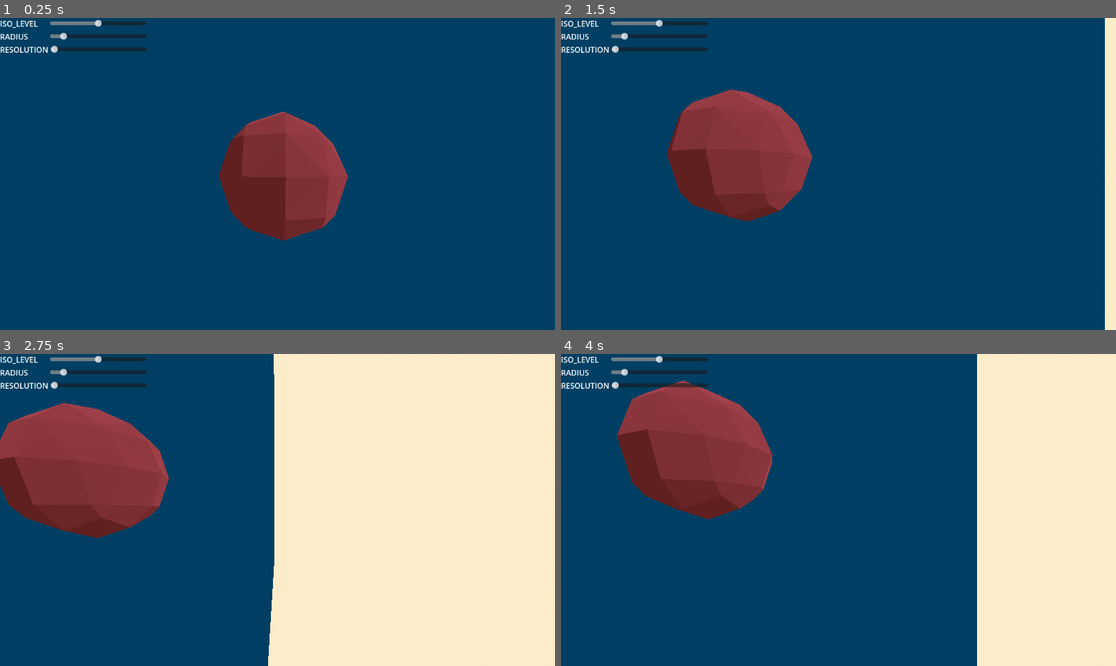
Above: before the commit, frames 1-4 (two rows, left to right).
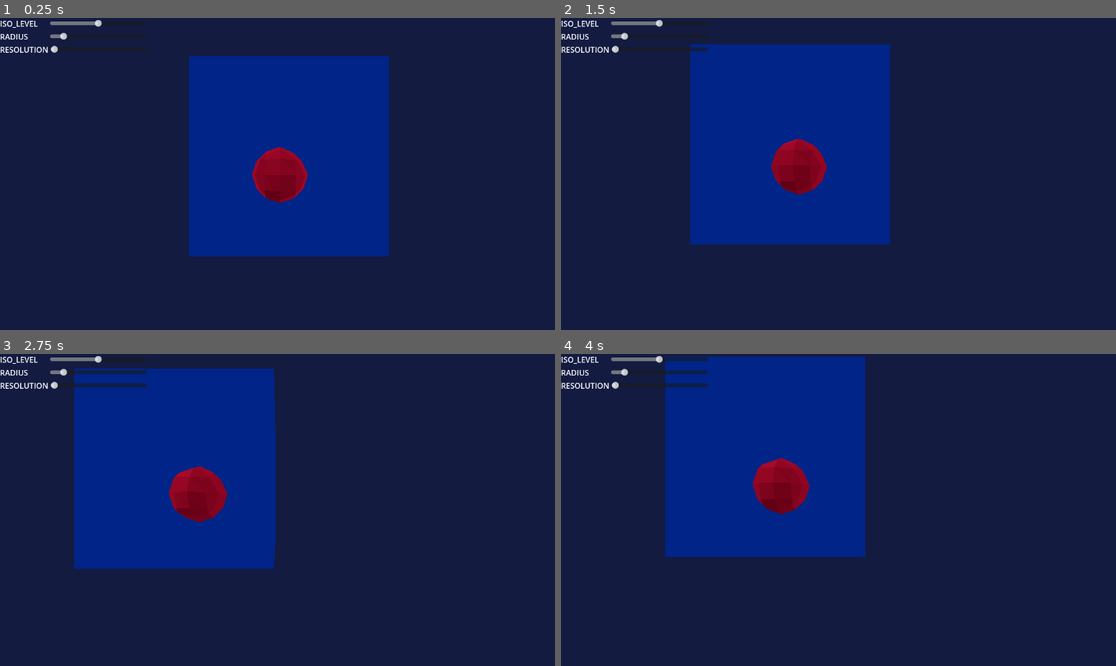
Above: after the commit, the same moments.

Repository: Peter-Pyshnyy/graphics_sandbox
Game: Godot game, scene res://scenes/main_scene.tscn
The game is run twice, just before and just after one commit, with the same random seed, the same clock (stepped at 60 frames per second) and the same inputs.
Inputs (mouse positions are in pixels of both pictures, inside the frame that each line leads up to):
- Up to frame 1 (0.25 s): no input
- Up to frame 2 (1.5 s): tap Enter at 0.5 s; move the mouse to (960, 158) at 0.52 s; hold D 0.53-1.25 s; tap Q at 0.6 s; click (960, 158) at 0.67 s; drag from (727, 189) to (810, 236) at 1.27 s
- Up to frame 3 (2.75 s): tap Space at 2 s; move the mouse to (333, 441) at 2.02 s; hold D from 2.03 s (still down); tap Q at 2.1 s
- Up to frame 4 (4 s): release D at 2.75 s; drag from (810, 572) to (672, 463) at 2.77 s; tap Enter at 3.5 s; move the mouse to (1005, 556) at 3.52 s; hold A from 3.53 s (still down); tap Q at 3.6 s

The runs differ from the first frame. In frame 1, 99% of the frame differs, in the area x 0-100%, y 0-100%; in frame 2, 99%; in frame 3, 99%; in frame 4, 99%.

Commit message:
color changes

Diff:
--- a/scenes/grid_box.tscn
+++ b/scenes/grid_box.tscn
@@ -13,7 +13,5 @@
 metadata/_custom_type_script = "uid://vxq8ivejd6i3"
 
 [node name="borders_mesh" type="MeshInstance3D" parent="."]
-gi_mode = 0
-gi_lightmap_texel_scale = 0.01
 script = ExtResource("2_iyy3w")
 MATERIAL = SubResource("ShaderMaterial_m2ip3")
--- a/scenes/implicit_mesh_obj.tscn
+++ b/scenes/implicit_mesh_obj.tscn
@@ -1,10 +1,10 @@
 [gd_scene load_steps=4 format=3 uid="uid://biwj3h5ab7qsc"]
 
 [ext_resource type="Script" uid="uid://4oygvk5gy558" path="res://scripts/marching_cubes.gd" id="1_737ck"]
-[ext_resource type="Script" uid="uid://nemvl38ug6x5" path="res://implicit_mesh_obj.gd" id="1_857te"]
+[ext_resource type="Script" uid="uid://nemvl38ug6x5" path="res://scripts/implicit_mesh_obj.gd" id="1_857te"]
 
 [sub_resource type="StandardMaterial3D" id="StandardMaterial3D_rlkvb"]
-albedo_color = Color(0.556863, 0.231373, 0.27451, 1)
+albedo_color = Color(0.663244, 0.0532739, 0.170479, 1)
 metallic = 1.0
 metallic_specular = 1.0
 
--- a/scenes/main_scene.tscn
+++ b/scenes/main_scene.tscn
@@ -5,19 +5,24 @@
 [ext_resource type="PackedScene" uid="uid://dyoo5h6ae67wy" path="res://scenes/grid_box.tscn" id="3_7ykc4"]
 
 [sub_resource type="ProceduralSkyMaterial" id="ProceduralSkyMaterial_pw63i"]
-sky_top_color = Color(0.988235, 0.92549, 0.788235, 1)
-sky_horizon_color = Color(0.988235, 0.92549, 0.788235, 1)
-sky_cover_modulate = Color(0.988235, 0.92549, 0.788235, 1)
-ground_bottom_color = Color(0.988235, 0.92549, 0.788235, 1)
-ground_horizon_color = Color(0.988235, 0.92549, 0.788235, 1)
+sky_top_color = Color(0.027451, 0.0627451, 0.0745098, 1)
+sky_horizon_color = Color(0.027451, 0.0627451, 0.0745098, 1)
+sky_cover_modulate = Color(0.027451, 0.0627451, 0.0745098, 1)
+ground_bottom_color = Color(0.027451, 0.0627451, 0.0745098, 1)
+ground_horizon_color = Color(0.027451, 0.0627451, 0.0745098, 1)
+sun_angle_max = 0.0
 
 [sub_resource type="Sky" id="Sky_7ykc4"]
 sky_material = SubResource("ProceduralSkyMaterial_pw63i")
 
 [sub_resource type="Environment" id="Environment_pu3yx"]
-background_mode = 2
-background_color = Color(1, 1, 1, 1)
+background_mode = 1
+background_color = Color(0.0784314, 0.105882, 0.254902, 1)
 sky = SubResource("Sky_7ykc4")
+ambient_light_source = 2
+ambient_light_color = Color(0.988235, 0.843137, 0.678431, 1)
+ambient_light_sky_contribution = 0.0
+ambient_light_energy = 16.0
 
 [sub_resource type="SphereShape3D" id="SphereShape3D_pw63i"]
 radius = 1.435
@@ -28,15 +33,24 @@
 [node name="Node3D" type="Node3D"]
 
 [node name="Camera3D" type="Camera3D" parent="."]
-transform = Transform3D(1, 0, 0, 0, 1, 0, 0, 0, 1, 0, 1.12571, 8.82019)
+transform = Transform3D(1, 0, 0, 0, 1, 0, 0, 0, 1, 0, 1.12571, 17.0253)
 script = ExtResource("1_2c62f")
 
 [node name="WorldEnvironment" type="WorldEnvironment" parent="."]
 environment = SubResource("Environment_pu3yx")
 
 [node name="DirectionalLight3D" type="DirectionalLight3D" parent="."]
-transform = Transform3D(-0.516877, 0.441794, 0.733251, 0.0658044, -0.833503, 0.548583, 0.853527, 0.331801, 0.401746, 0, 0, 0)
+transform = Transform3D(-0.506401, 0.00909215, 0.86225, 0.263606, -0.950442, 0.164838, 0.821018, 0.310768, 0.478908, 2.73311, -0.170595, 0)
 light_energy = 2.0
+
+[node name="DirectionalLight3D2" type="DirectionalLight3D" parent="."]
+transform = Transform3D(0.172951, 0.420655, -0.890583, -0.459274, 0.83433, 0.304893, 0.871295, 0.35629, 0.337494, -2.96037, 0, 0)
+light_energy = 2.0
+
+[node name="DirectionalLight3D3" type="DirectionalLight3D" parent="."]
+transform = Transform3D(-0.861544, -0.501981, 0.0758726, -0.490903, 0.861818, 0.127609, -0.129446, 0.072695, -0.988918, -0.154603, 0, -2.44208)
+light_energy = 1.5
+sky_mode = 1
 
 [node name="ImplicitMeshObj" parent="." node_paths=PackedStringArray("voxel_grid") instance=ExtResource("2_2c62f")]
 transform = Transform3D(1, 0, 0, 0, 1, 0, 0, 0, 1, 0.177499, 0.505367, 0.660892)
--- a/scripts/grid_box.gdshader
+++ b/scripts/grid_box.gdshader
@@ -5,7 +5,7 @@
 }
 
 void fragment() {
-	ALBEDO = vec3(3.0, 63.0, 99.0) / 255.0;
+	ALBEDO = vec3(0.5, 38.0, 135.0) / 255.0;
 }
 
 //void light() {
Renamed: implicit_mesh_obj.gd -> scripts/implicit_mesh_obj.gd
Renamed: implicit_mesh_obj.gd.uid -> scripts/implicit_mesh_obj.gd.uid
